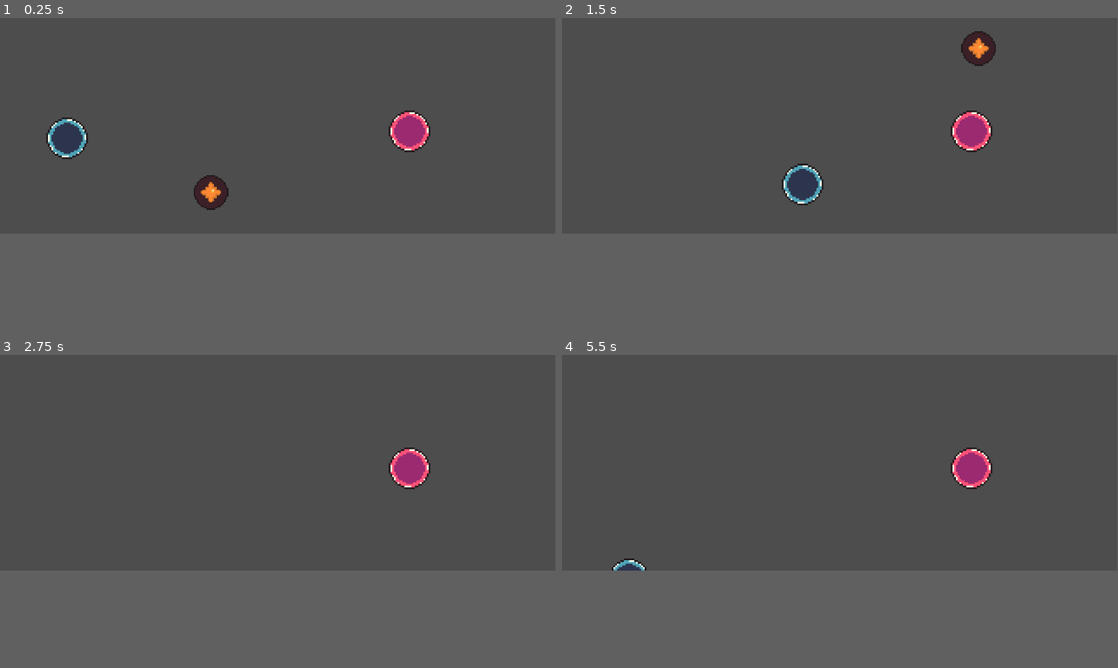
Above: before the commit, frames 1-4 (two rows, left to right).
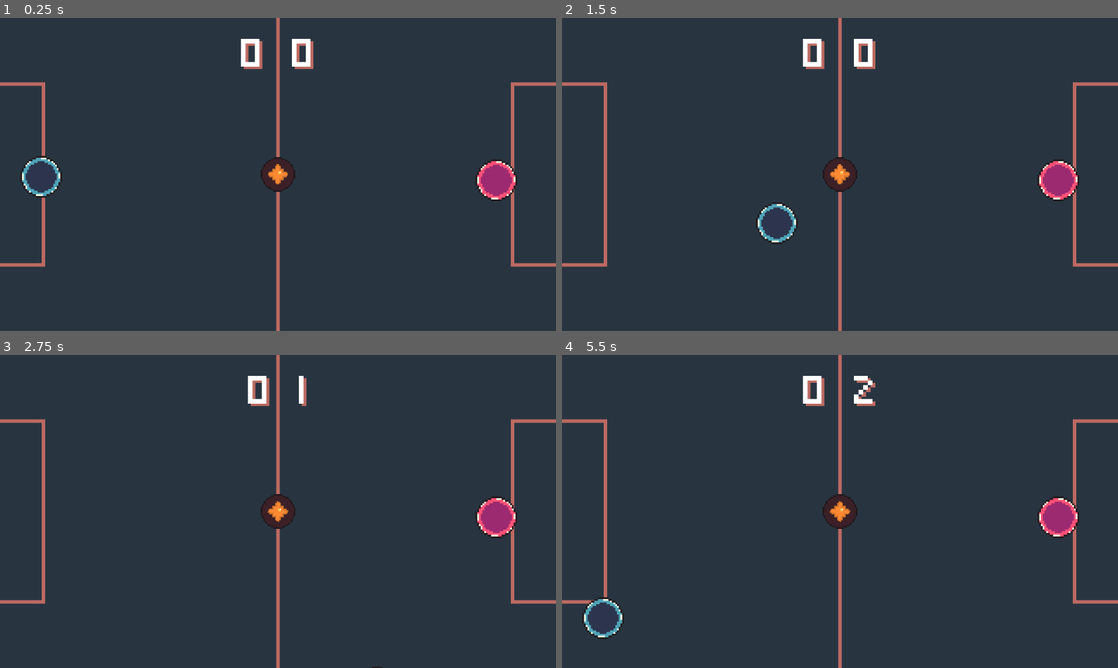
Above: after the commit, the same moments.

Repository: N3YtoIn/airHockeyTheGame
Game: Godot game, scene res://Scenes/main.tscn
Same seed, same stepped clock (60 frames per second), same inputs: the game is played once before the commit and once after it.
Inputs:
- Up to frame 1 (0.25 s): no input
- Up to frame 2 (1.5 s): hold D 0.53-1.28 s; hold S from 1.28 s (still down)
- Up to frame 3 (2.75 s): release S at 2.03 s; hold D from 2.03 s (still down)
- Up to frame 4 (5.5 s): tap Enter at 2.75 s; release D at 2.78 s; hold W 2.78-3.53 s; hold A 3.53-5.03 s; hold S from 5.03 s (still down)
The window is 799x310 before the commit and 800x450 after it. Grey fills any space a smaller window leaves; there, only what the larger window draws over its background counts as a difference.

The runs differ from the first frame. In frame 1, 69% of the frame differs, in the area x 0-100%, y 0-100%; in frame 2, 69%; in frame 3, 69%; in frame 4, 70%.

Commit message:
feat. project final

Diff:
--- a/Scenes/main.tscn
+++ b/Scenes/main.tscn
@@ -1,17 +1,22 @@
-[gd_scene load_steps=11 format=3 uid="uid://bume7x7fv3ifg"]
+[gd_scene load_steps=13 format=3 uid="uid://bume7x7fv3ifg"]
 
 [ext_resource type="Texture2D" uid="uid://dl1xuy04875vy" path="res://Sprites/Players/Player-Blue.png" id="1_mhk6s"]
 [ext_resource type="Script" path="res://Scripts/player_1.gd" id="1_tl1r6"]
+[ext_resource type="FontFile" uid="uid://c43txtorscl1e" path="res://Fonts/Pixeled.ttf" id="2_puy6a"]
 [ext_resource type="Texture2D" uid="uid://b6g3s3pkw4qre" path="res://Sprites/Players/Player-Pink.png" id="3_8a0t2"]
 [ext_resource type="Texture2D" uid="uid://2nfatvlcdntv" path="res://Sprites/Balls/Ball-2.png" id="4_ic4mw"]
 [ext_resource type="Script" path="res://Scripts/ball.gd" id="4_jhx25"]
+[ext_resource type="Texture2D" uid="uid://b711ok6kltfsf" path="res://Sprites/BackGround.png" id="6_7gydk"]
+
+[sub_resource type="RectangleShape2D" id="RectangleShape2D_gxd2l"]
+size = Vector2(960.5, 20)
 
 [sub_resource type="PhysicsMaterial" id="PhysicsMaterial_ttpnc"]
 friction = 0.0
 bounce = 1.0
 
 [sub_resource type="CircleShape2D" id="CircleShape2D_ikfuc"]
-radius = 30.0
+radius = 29.0172
 
 [sub_resource type="PhysicsMaterial" id="PhysicsMaterial_6p1yt"]
 friction = 0.0
@@ -21,13 +26,48 @@
 friction = 0.0
 bounce = 1.0
 
-[sub_resource type="RectangleShape2D" id="RectangleShape2D_gxd2l"]
-size = Vector2(960.5, 20)
-
 [node name="Main" type="Node2D"]
 
+[node name="Fundo" type="Sprite2D" parent="."]
+texture_filter = 1
+position = Vector2(480, 270)
+scale = Vector2(0.3, 0.3)
+texture = ExtResource("6_7gydk")
+metadata/_edit_lock_ = true
+
+[node name="Score" type="Label" parent="."]
+texture_filter = 1
+offset_left = 329.0
+offset_top = -4.0
+offset_right = 631.0
+offset_bottom = 108.0
+theme_override_colors/font_color = Color(1, 1, 1, 1)
+theme_override_colors/font_shadow_color = Color(0.741176, 0.415686, 0.384314, 1)
+theme_override_constants/shadow_offset_x = 5
+theme_override_constants/shadow_offset_y = 4
+theme_override_constants/outline_size = -2
+theme_override_constants/shadow_outline_size = 0
+theme_override_fonts/font = ExtResource("2_puy6a")
+theme_override_font_sizes/font_size = 40
+text = "0      0"
+horizontal_alignment = 1
+vertical_alignment = 1
+
+[node name="Wall" type="StaticBody2D" parent="."]
+metadata/_edit_lock_ = true
+
+[node name="CollisionShape2D" type="CollisionShape2D" parent="Wall"]
+position = Vector2(479.75, -10)
+shape = SubResource("RectangleShape2D_gxd2l")
+debug_color = Color(0.847448, 0.14274, 0.474829, 0.42)
+
+[node name="CollisionShape2D2" type="CollisionShape2D" parent="Wall"]
+position = Vector2(480, 550)
+shape = SubResource("RectangleShape2D_gxd2l")
+debug_color = Color(0.847448, 0.14274, 0.474829, 0.42)
+
 [node name="Player_1" type="StaticBody2D" parent="."]
-position = Vector2(116, 208)
+position = Vector2(71, 274)
 physics_material_override = SubResource("PhysicsMaterial_ttpnc")
 script = ExtResource("1_tl1r6")
 metadata/_edit_group_ = true
@@ -41,7 +81,7 @@
 shape = SubResource("CircleShape2D_ikfuc")
 
 [node name="Player_2" type="StaticBody2D" parent="."]
-position = Vector2(708, 196)
+position = Vector2(857, 280)
 physics_material_override = SubResource("PhysicsMaterial_6p1yt")
 script = ExtResource("1_tl1r6")
 up = 4194320
@@ -60,9 +100,10 @@
 
 [node name="Ball" type="RigidBody2D" parent="."]
 texture_filter = 1
-position = Vector2(456, 197)
+position = Vector2(482, 274)
 physics_material_override = SubResource("PhysicsMaterial_dlphj")
 gravity_scale = 0.0
+linear_damp_mode = 1
 script = ExtResource("4_jhx25")
 metadata/_edit_group_ = true
 
@@ -73,15 +114,3 @@
 
 [node name="CollisionShape2D" type="CollisionShape2D" parent="Ball"]
 shape = SubResource("CircleShape2D_ikfuc")
-
-[node name="Wall" type="StaticBody2D" parent="."]
-
-[node name="CollisionShape2D" type="CollisionShape2D" parent="Wall"]
-position = Vector2(479.75, -10)
-shape = SubResource("RectangleShape2D_gxd2l")
-debug_color = Color(0.847448, 0.14274, 0.474829, 0.42)
-
-[node name="CollisionShape2D2" type="CollisionShape2D" parent="Wall"]
-position = Vector2(480, 383)
-shape = SubResource("RectangleShape2D_gxd2l")
-debug_color = Color(0.847448, 0.14274, 0.474829, 0.42)
--- a/Scripts/ball.gd
+++ b/Scripts/ball.gd
@@ -2,6 +2,9 @@
 
 var dir = [-1, 1]
 var spd = 500
+
+var score1 = 0
+var score2 = 0
 
 func _ready() -> void:
 
@@ -9,14 +12,33 @@
 
 	pass
 
+func _process(delta: float) -> void:
+	score()
 
-func _process(delta: float) -> void:
 	pass
-
 
 func reset():
 
 	global_position = get_viewport_rect().size / 2
+	freeze = true
+	await get_tree().create_timer(1.5).timeout
+	freeze = false
+
 	apply_central_impulse(Vector2( dir[randi() % dir.size()] * spd, dir[randi() % dir.size()] * spd))
 
 	pass
+
+func score():
+
+	if global_position.x >= get_viewport_rect().size.x:
+		reset()
+		print("Ponto para o Player1")
+		score1 += 1
+
+	if global_position.x <= 0:
+		reset()
+		print("Ponto para o Player2")
+		score2 += 1
+
+	$"../Score".text = str(score1) + "   " + str(score2)
+	pass
--- a/project.godot
+++ b/project.godot
@@ -18,7 +18,8 @@
 [display]
 
 window/size/viewport_width=960
-window/size/viewport_height=373
+window/size/viewport_height=540
+window/stretch/mode="viewport"
 
 [rendering]
 
Not shown, added: export_presets.cfg
Not shown, changed: .gitattributes
Not shown, changed: .gitignore
Not shown, changed: README.md
